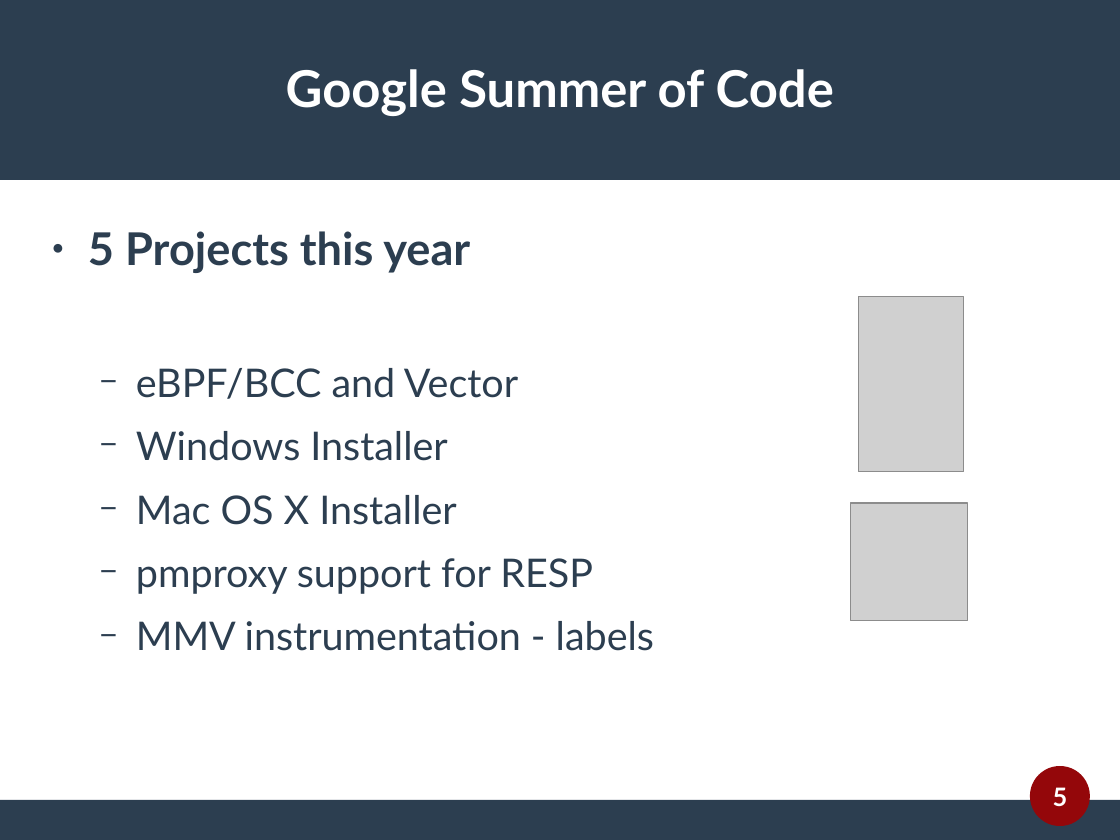
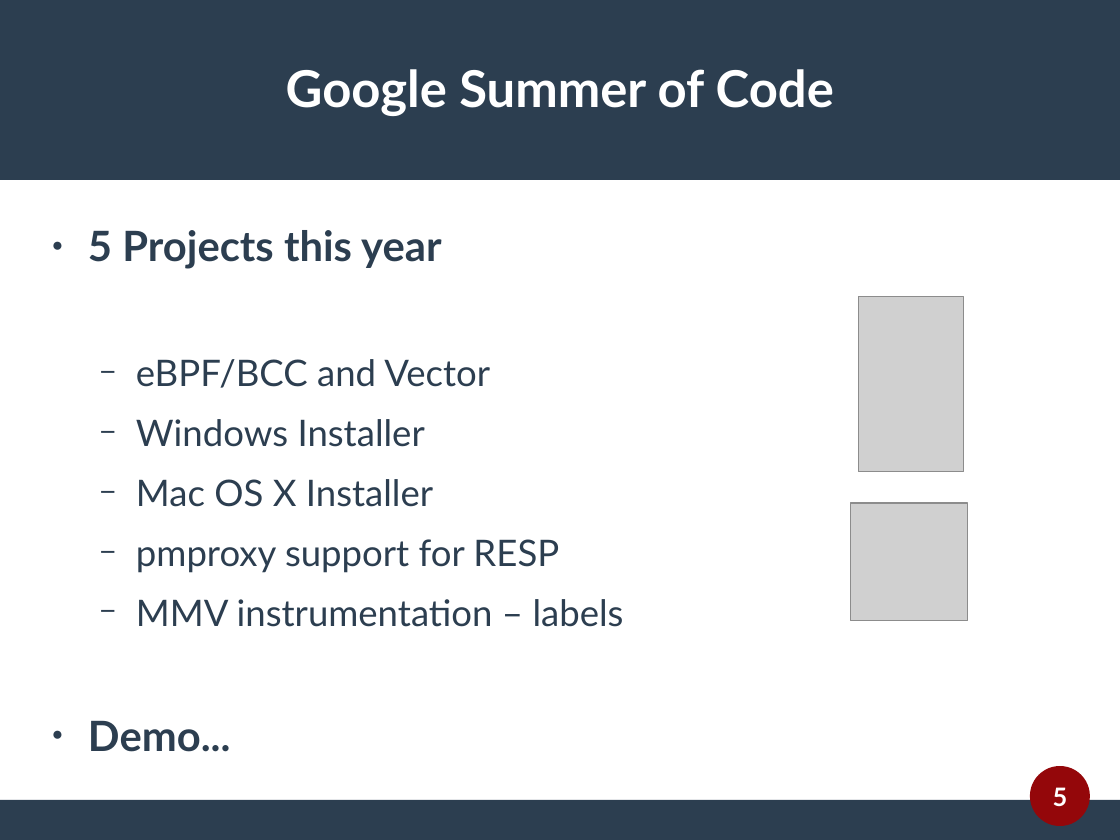
Before and after one commit to performancecopilot/pcp-website, a slide deck: slide 5 of papers/whats-new.odp. Drawn at 1120x840 pixels with LibreOffice and Linux fonts; fonts in the diff are those of the drawing; grey boxes stand for pictures. Boxes give left, top, right and bottom in pixels: in the first picture for what was removed or moved away, otherwise in the second. Text is boxed around its words. In the diff, an @@ line names an element or a change of style, - is before the commit and + after.

```diff
--- a/papers/whats-new.odp
+++ b/papers/whats-new.odp
@@ text at [88, 230, 559, 573]: size 32 to 29.6 pt in "5 Projects this year"; size 28 to 25.9 pt in "eBPF/BCC and Vector", "Windows Installer", "Mac OS X Installer", "pmproxy support for RESP" @@
@@ text at [88, 599, 624, 752]: text changed; size 28 to 25.9 pt @@
-  − MMV instrumentation - labels
+  − MMV instrumentation – labels
+● Demo...
```
Also in this commit, not shown: 15 other files.
